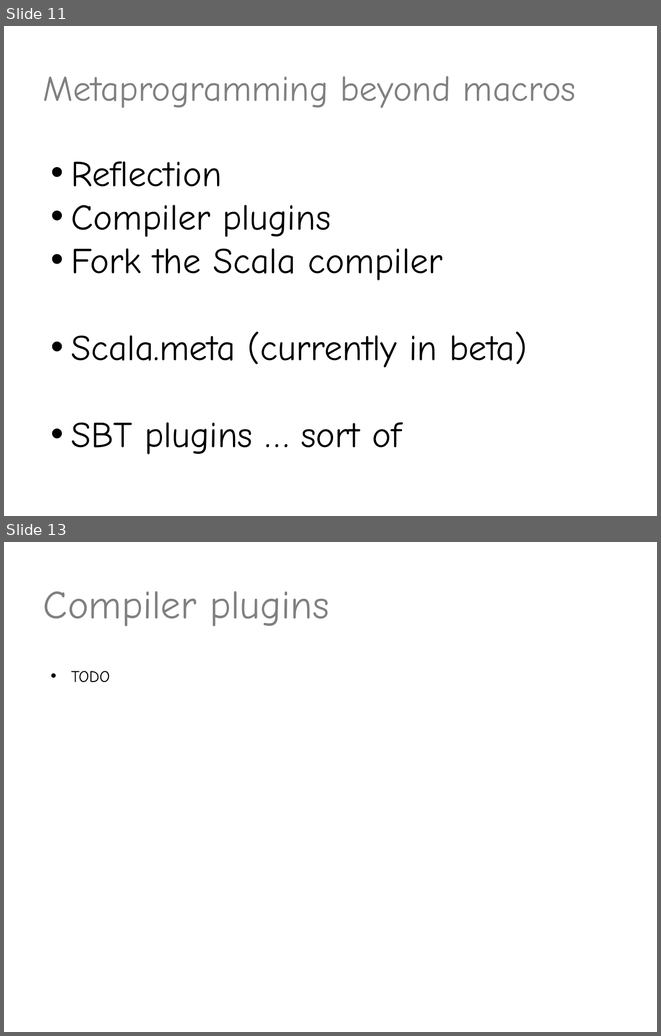
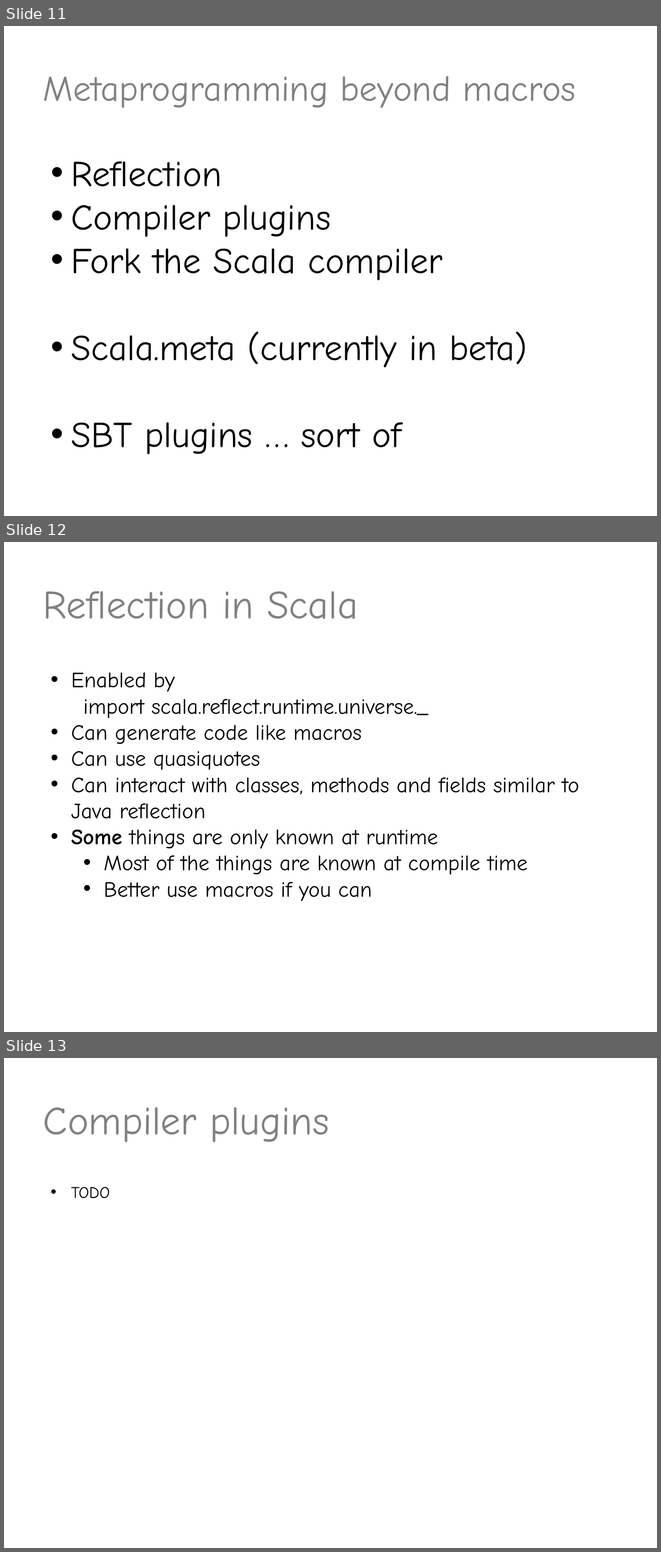
Before and after one commit to valdisxp1/scala-metaprograming-fun, a slide deck: Scala_metaprogramming.pptx. Shown one above the other, each under a label of ours: slides 11 and 13 before the commit, slides 11, 12 and 13 after it; the slides between them are not shown. The pictures are 661x1036 and 661x1552 pixels, drawn with LibreOffice and Linux fonts; fonts in the diff are those of the drawing. Boxes give left, top, right and bottom in pixels: in the first picture for what was removed or moved away, otherwise in the second. Text is boxed around its words. In the diff, an @@ line names an element or a change of style, - is before the commit and + after.

Commit message:
reflection

```diff
--- a/Scala_metaprogramming.pptx
+++ b/Scala_metaprogramming.pptx
@@ slide 12 added at box(4, 542, 657, 1032), background #FFFFFF @@
@@ title added at box(43, 591, 358, 619), 44 pt, text #808080 @@
+Reflection in Scala
@@ text added at box(71, 672, 579, 901), 24 pt, text #000000 @@
+• Enabled by
+  import scala.reflect.runtime.universe._
+• Can generate code like macros
+• Can use quasiquotes
+• Can interact with classes, methods and fields similar to Java reflection
+• Some things are only known at runtime
+  • Most of the things are known at compile time
+  • Better use macros if you can
```
Also in this commit, not shown: 1 slide changed.
